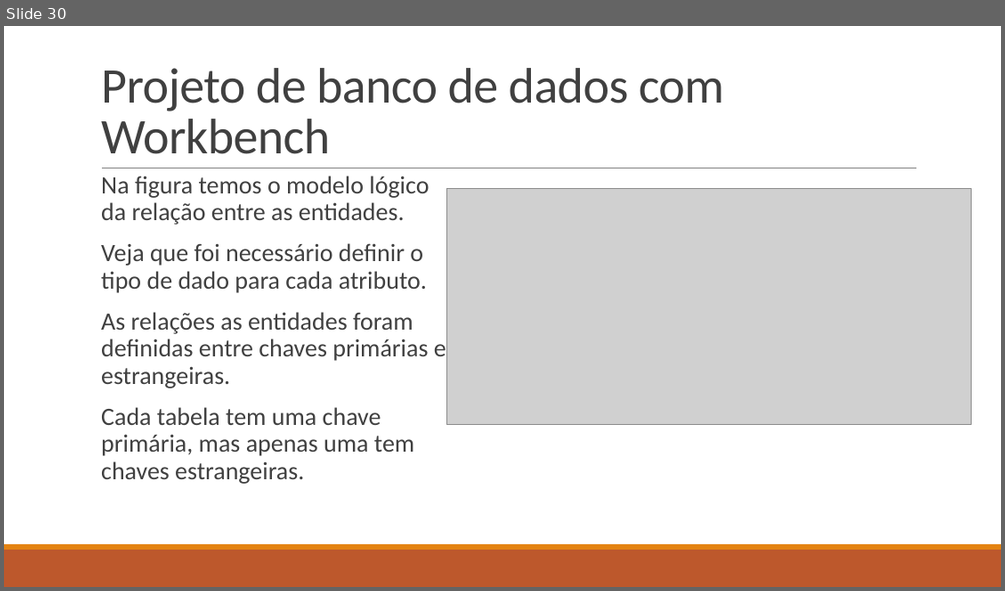
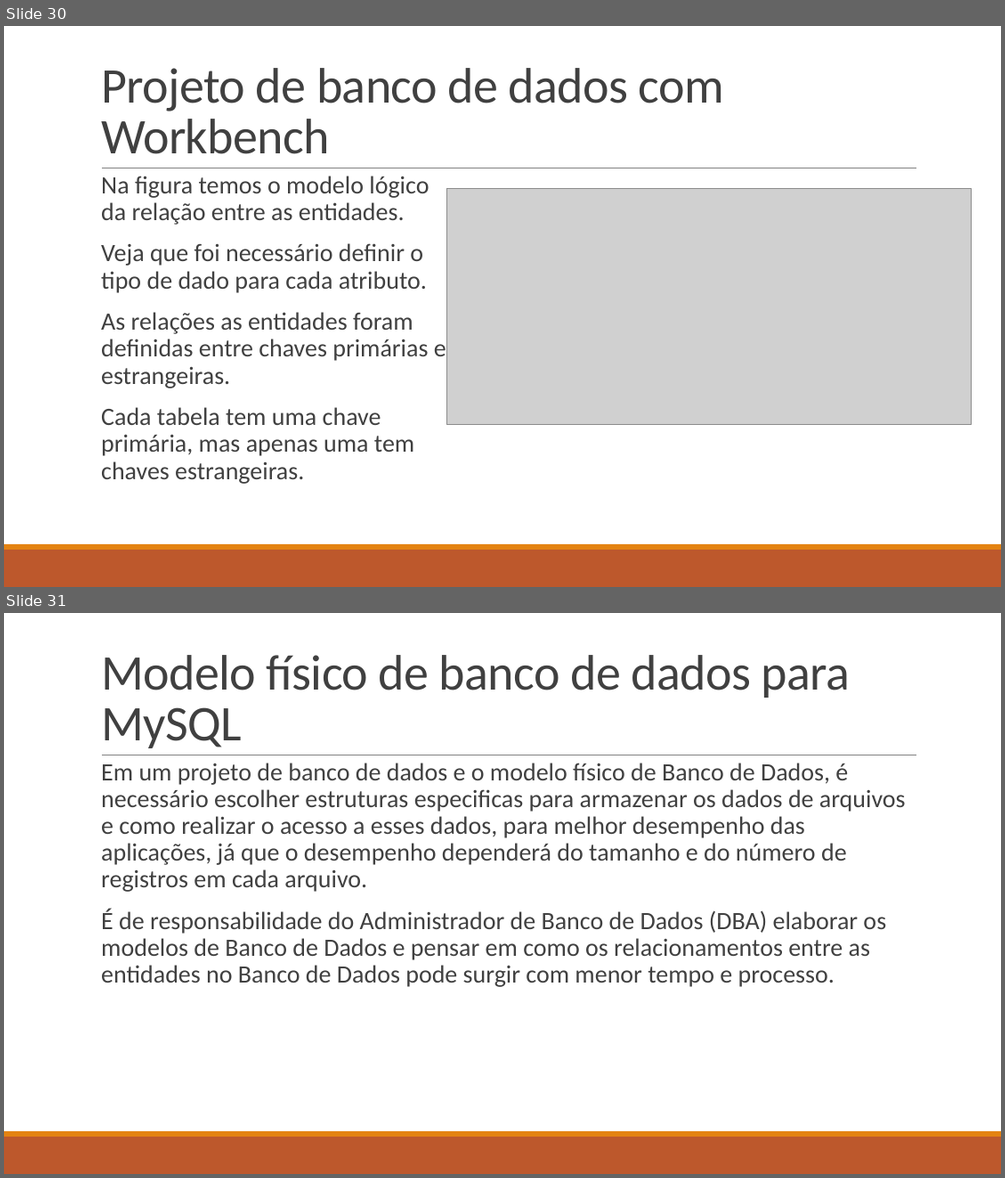
Before and after one commit to LucasHerculanoAmaro/Minhas-Aulas, a slide deck: Euripedes Simões de Paula/Banco de Dados/Aula 9/Projeto de Banco de Dados.pptx. Shown one above the other, each under a label of ours: slide 30 before the commit, slides 30 and 31 after it. The pictures are 1005x591 and 1005x1178 pixels, drawn with LibreOffice and Linux fonts; fonts in the diff are those of the drawing; grey boxes stand for pictures. Boxes give left, top, right and bottom in pixels: in the first picture for what was removed or moved away, otherwise in the second. Text is boxed around its words. In the diff, an @@ line names an element or a change of style, - is before the commit and + after.

Commit message:
adicionando aula 9 completa ao curso Banco de Dados

```diff
--- a/Euripedes Simões de Paula/Banco de Dados/Aula 9/Projeto de Banco de Dados.pptx
+++ b/Euripedes Simões de Paula/Banco de Dados/Aula 9/Projeto de Banco de Dados.pptx
@@ slide 31 added at [4,613,1001,1174], background #FFFFFF; not listed: 3 template elements that a slide beside it also shows @@
@@ title added at [101,655,850,748], 48 pt, text #404040 @@
+Modelo físico de banco de dados para MySQL
@@ text added at [101,763,906,987], 24 pt, text #404040 @@
+  Em um projeto de banco de dados e o modelo físico de Banco de Dados, é necessário escolher estruturas especificas para armazenar os dados de arquivos e como realizar o acesso a esses dados, para melhor desempenho das aplicações, já que o desempenho dependerá do tamanho e do número de registros em cada arquivo.
+  É de responsabilidade do Administrador de Banco de Dados (DBA) elaborar os modelos de Banco de Dados e pensar em como os relacionamentos entre as entidades no Banco de Dados pode surgir com menor tempo e processo.
```
Also in this commit, not shown: 15 other slides added, 2 other files.
